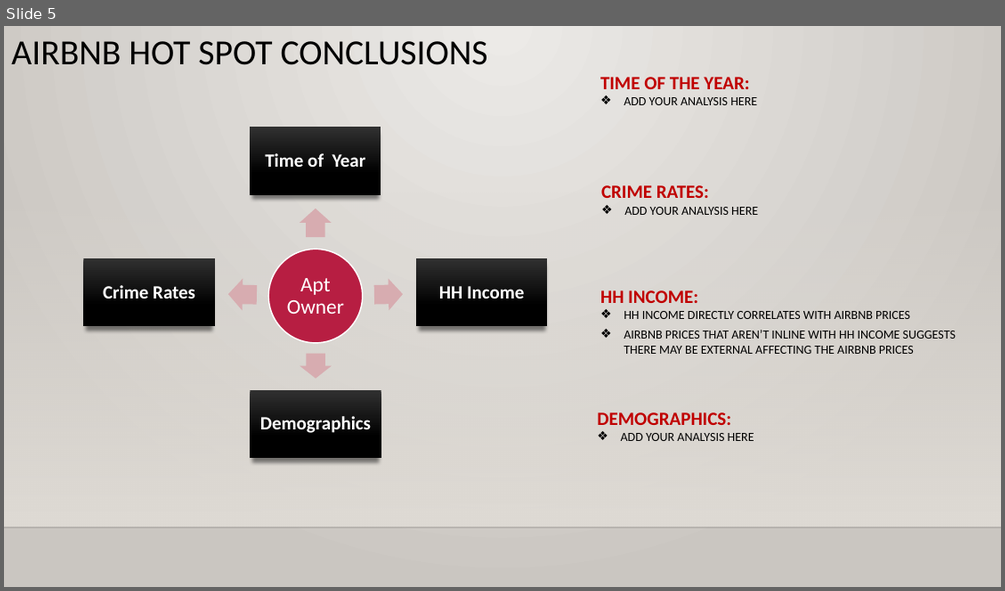
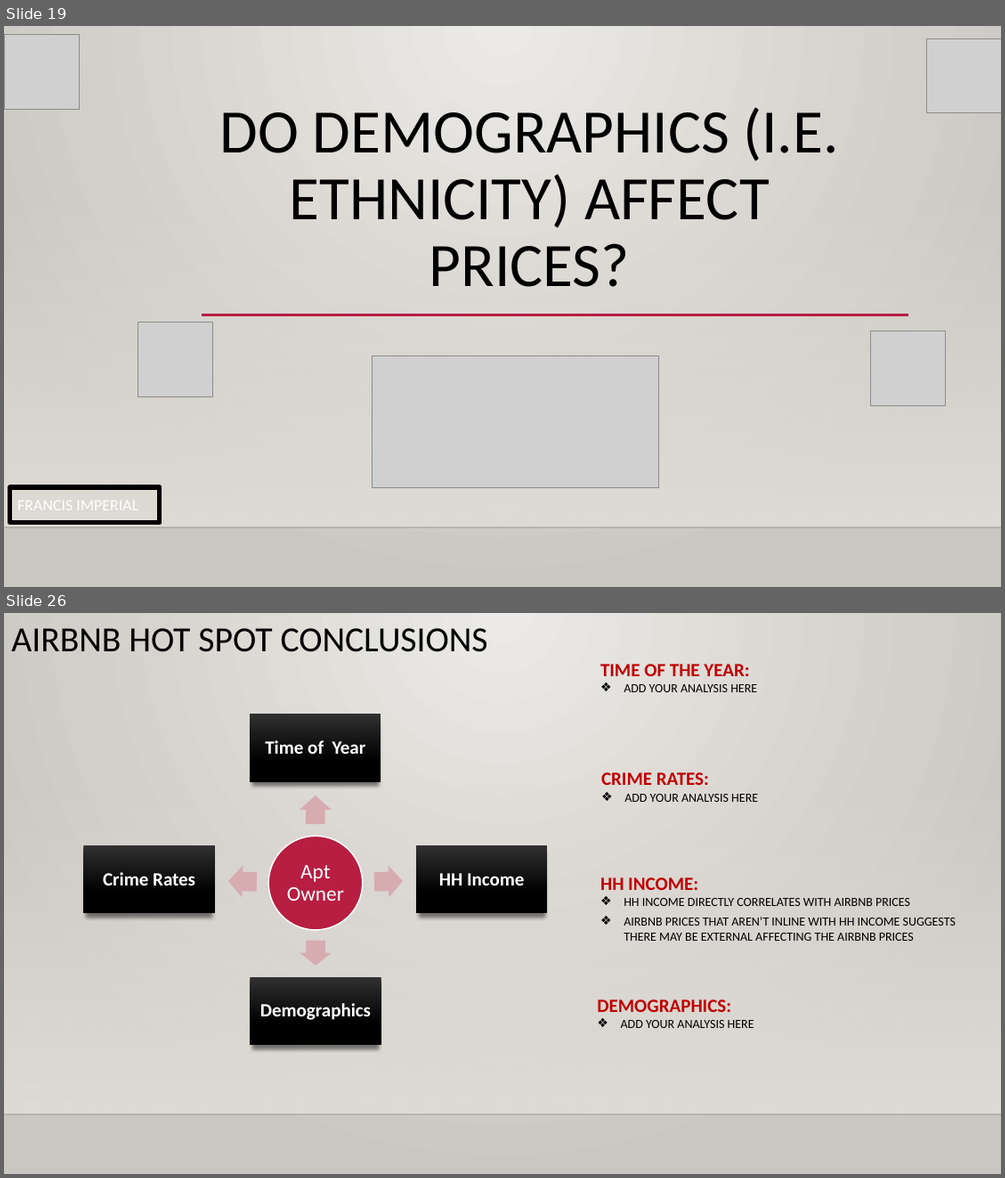
Before and after one commit to mjvillacresesn/Airbnb, a slide deck: AirBnB_HotSpots.pptx. Shown one above the other, each under a label of ours: slide 5 before the commit, slides 19 and 26 after it; the slides between them are not shown. The pictures are 1005x591 and 1005x1178 pixels, drawn with LibreOffice and Linux fonts; fonts in the diff are those of the drawing; grey boxes stand for pictures; background and template pictures are left out. Boxes give left, top, right and bottom in pixels: in the first picture for what was removed or moved away, otherwise in the second. Text is boxed around its words. In the diff, an @@ line names an element or a change of style, - is before the commit and + after.

```diff
--- a/AirBnB_HotSpots.pptx
+++ b/AirBnB_HotSpots.pptx
@@ slide 19 added at box(4, 26, 1001, 587), background gradient #ECEAE7 to #CAC7C1; not listed: 2 template elements that a slide beside it also shows @@
@@ picture added at box(4, 34, 79, 109) @@
@@ picture added at box(926, 38, 1001, 113) @@
@@ title added at box(220, 107, 839, 287), 59.4 pt, text #000000 @@
+DO DEMOGRAPHICS (I.E. ETHNICITY) AFFECT PRICES?
@@ line added from (202, 314) to (908, 314), #B71E42 2.5 pt @@
@@ picture added at box(138, 322, 212, 397) @@
@@ picture added at box(870, 330, 945, 405) @@
@@ picture added at box(372, 356, 657, 487) @@
@@ subtitle added at box(10, 487, 160, 523), outline #000000 4.5 pt, 15.3 pt, text #FFFFFF @@
+FRANCIS IMPERIAL
@@ what was slide 5 is now slide 26 @@
```
Also in this commit, not shown: 3 slides changed, 20 other slides added, 1 slide removed.
